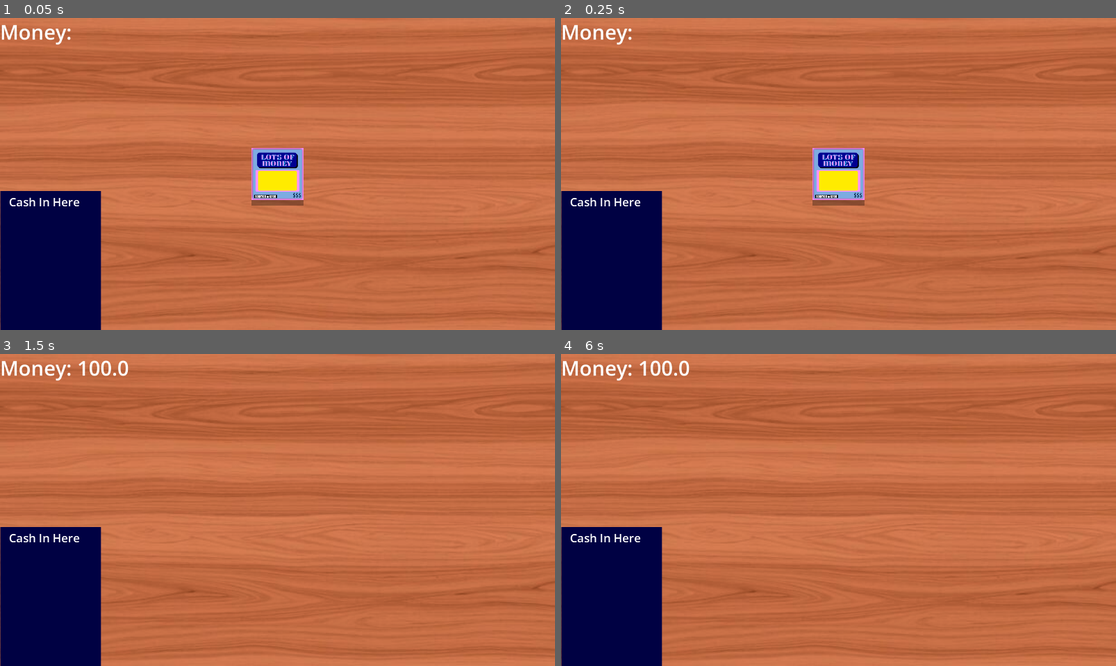
Above: before the commit, frames 1-4 (two rows, left to right).
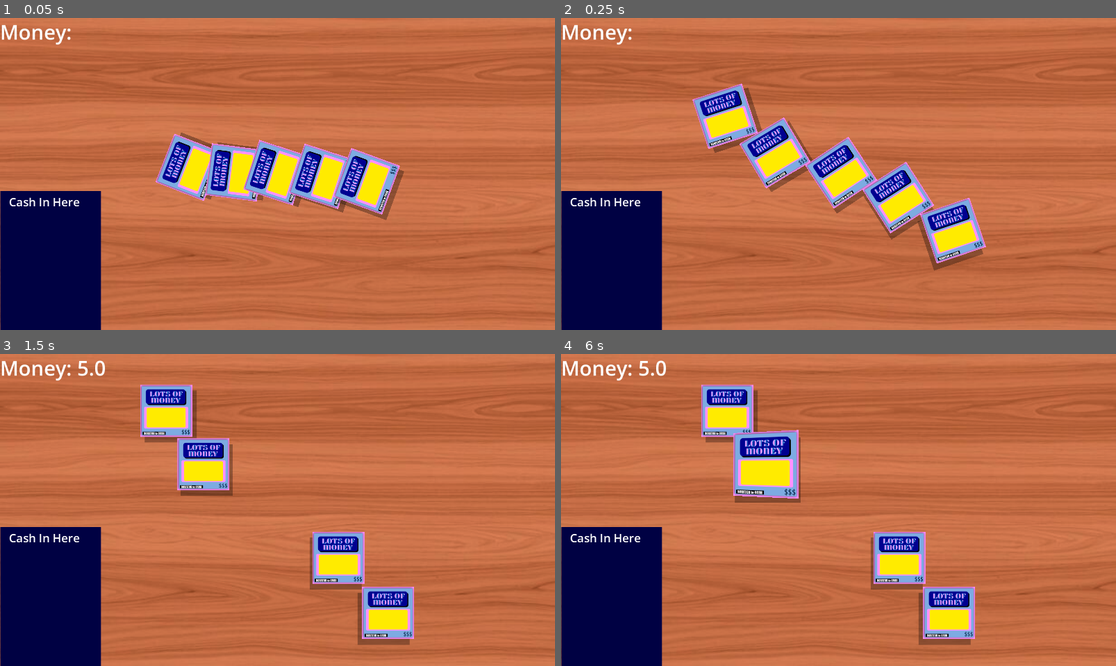
Above: after the commit, the same moments.

Repository: Hien-Trinh/ScratchOff
Game: Godot game, scene res://table.tscn
The game is run twice, just before and just after one commit, with the same random seed, the same clock (stepped at 60 frames per second) and the same inputs.
Inputs (mouse positions are in pixels of both pictures, inside the frame that each line leads up to):
- Up to frame 1 (0.05 s): no input
- Up to frame 2 (0.25 s): no input
- Up to frame 3 (1.5 s): drag from (277, 510) to (49, 597) at 0.52 s; drag from (166, 525) to (49, 597) at 1.27 s
- Up to frame 4 (6 s): tap Enter at 2, 3.5, 5 s; move the mouse to (894, 441) at 2.02 s; press the mouse at (894, 441) at 2.03 s; release the mouse at (894, 441) at 2.75 s; tap Space at 2.75, 4.25, 5.75 s; drag from (810, 572) to (672, 463) at 2.77 s; move the mouse to (1005, 556) at 3.52 s; press the mouse at (1005, 556) at 3.53 s; release the mouse at (1005, 556) at 4.25 s; drag from (672, 463) to (610, 597) at 4.27 s; move the mouse to (866, 510) at 5.02 s; press the mouse at (866, 510) at 5.03 s; release the mouse at (866, 510) at 5.75 s; drag from (755, 432) to (727, 525) at 5.77 s

The runs differ from the first frame. In frame 1, 7.2% of the frame differs, in the area x 28-73%, y 36-65%; in frame 2, 8.7%, in the area x 23-77%, y 20-82%; in frame 3, 7.5%; in frame 4, 8.4%.

Commit message:
feat: card spawn

Diff:
--- a/scripts/game_manager.gd
+++ b/scripts/game_manager.gd
@@ -21,7 +21,8 @@
 	init_ticket_dict()
 	init_reward_dict()
 	init_upgrade_dict()
-	add_ticket(generate_ticket("LotsOfMoney"))
+	for i in range(5):
+		add_ticket(generate_ticket("LotsOfMoney"))
 	print(ticketList)
 
 func add_ticket(cardItem : CardItem):
@@ -110,7 +111,6 @@
 
 		# Calculate the final value
 		var random_index = rng.randi_range(min_index, max_index)
-		random_index = 5 # Temp until other reward sprites are done
 		var base_val = valueArray[random_index]
 		var act_val = base_val * mult
 
--- a/scripts/table.gd
+++ b/scripts/table.gd
@@ -5,8 +5,8 @@
 
 func _ready() -> void:
 	var inventory = GameManager.get_ticket_list()
-	if inventory.size() > 0:
-		spawn_card_on_table(inventory[0])
+	for card in inventory:
+		spawn_card_on_table(card)
 
 func spawn_card_on_table(ticket_item: CardItem) -> void:
 	# Create a physical instance of the card
Not shown, changed: assets/Fonts/Coolvetica Rg.otf.import
